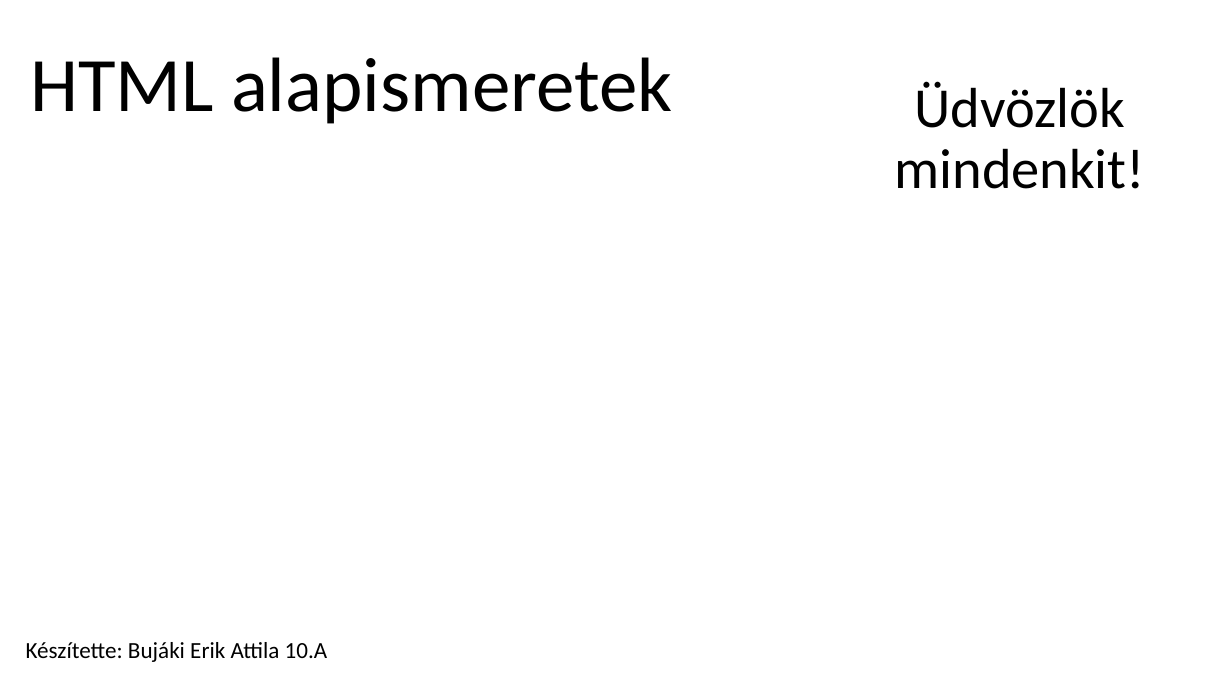
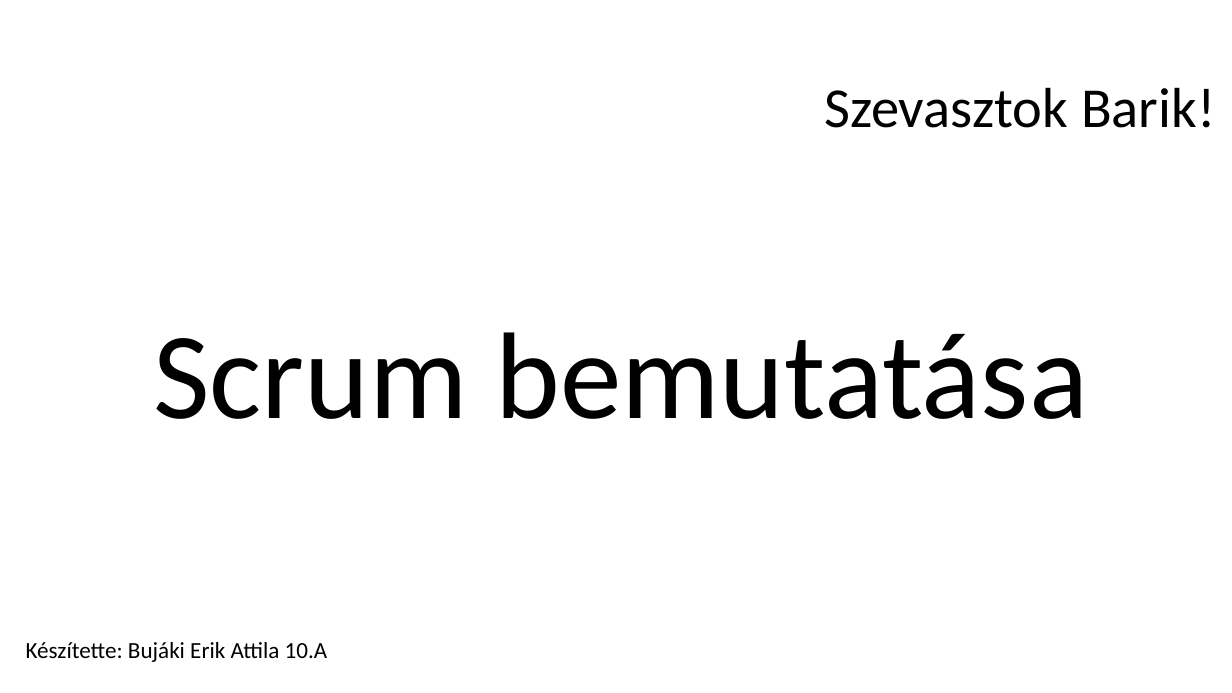
Before and after one commit to MrErik402/PPT, a slide deck: slide 1 of IKT Projekt feladat.pptx. Drawn at 1232x693 pixels with LibreOffice and Linux fonts; fonts in the diff are those of the drawing. Boxes give left, top, right and bottom in pixels: in the first picture for what was removed or moved away, otherwise in the second. Text is boxed around its words. In the diff, an @@ line names an element or a change of style, - is before the commit and + after.

```diff
--- a/IKT Projekt feladat.pptx
+++ b/IKT Projekt feladat.pptx
@@ title removed at <box>30,57,672,124</box> @@
-HTML alapismeretek
@@ subtitle at <box>824,87,1215,128</box>: text changed @@
-Üdvözlök mindenkit!
+Szevasztok Barik!
@@ title added at <box>153,332,1088,419</box>, 96 pt, text #000000 @@
+Scrum bemutatása
```
Also in this commit, not shown: 9 slides added, 1 slide removed.
